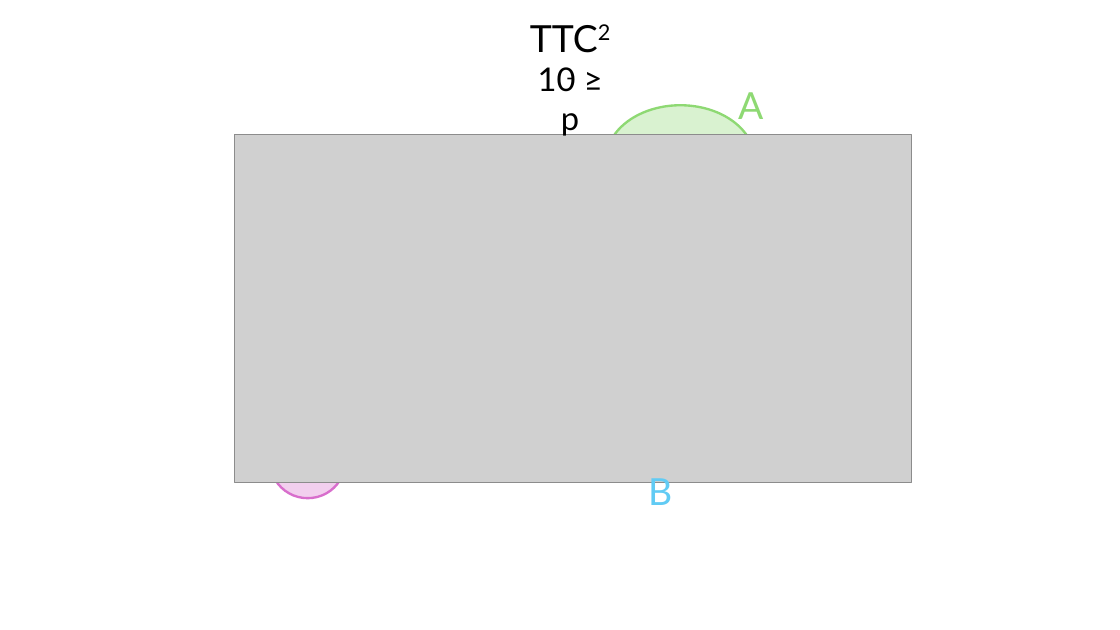
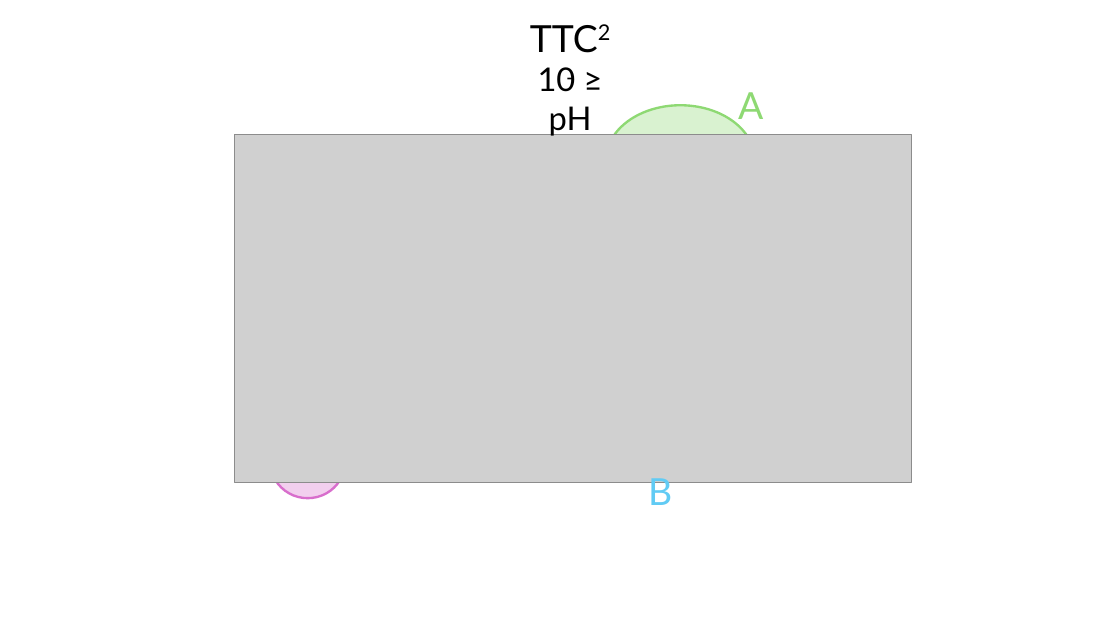
Before and after one commit to Edinburgh-Chemistry-Teaching/ResearchTechniques_MD, a slide deck: slide 4 of Notes/session4/img/TTC.pptx. Drawn at 1120x630 pixels with LibreOffice and Linux fonts; fonts in the diff are those of the drawing; grey boxes stand for pictures. Boxes give left, top, right and bottom in pixels: in the first picture for what was removed or moved away, otherwise in the second. Text is boxed around its words. In the diff, an @@ line names an element or a change of style, - is before the commit and + after.

```diff
--- a/Notes/session4/img/TTC.pptx
+++ b/Notes/session4/img/TTC.pptx
@@ text at [538,67,592,136]: text changed @@
-10 ≥ p
+10 ≥ pH
```
Also in this commit, not shown: 1 other slide changed, 2 other files.
